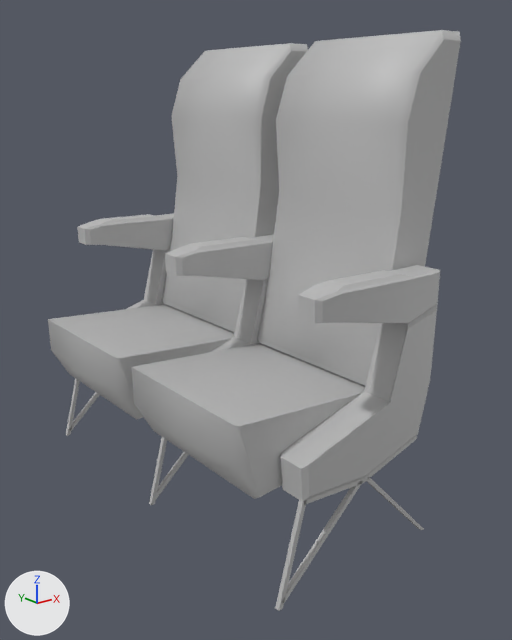
Two versions of the FBX model Assets/Models/Tim Models/Seats.fbx, one commit apart.
Rendered twice from a 50 mm camera at (-1.707, -1.267, 0.067) aimed at (-0.987, -0.367, -0.293). The lights are fixed; the arrows at lower left show +X, +Y and +Z. Where no turn or scale is listed for an object, it has been applied to the vertices.

The first picture shows 'front10'.
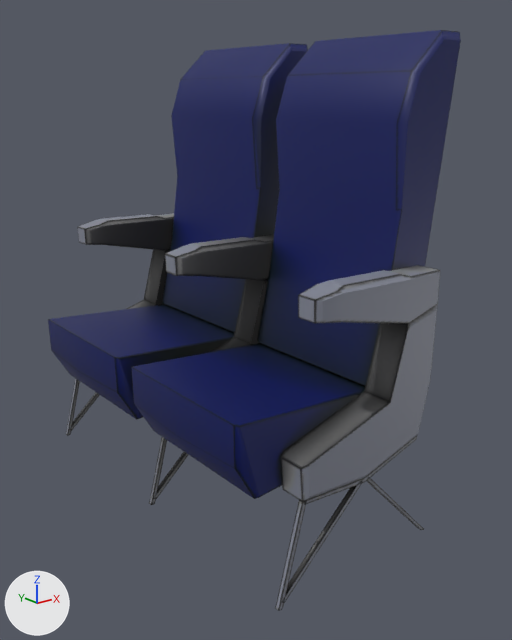
The newer file is also turned or shifted as a whole; pictures and numbers use the older file's frame.

The change, as a diff of the scene's bpy script:
```diff
--- a/Assets/Models/Tim Models/Seats.fbx.py
+++ b/Assets/Models/Tim Models/Seats.fbx.py
@@ img_chairtexture_png @@
+img_chairtexture_png = load_image('ChairTexture.png', 'Textures/ChairTexture.png', 1024, 1024, 'sRGB')
@@ mat_lambert1 @@
 mat_lambert1 = principled_material('lambert1')
-mat_lambert1.base_color = (0.5, 0.5, 0.5)  # grey #bcbcbc
+mat_lambert1.texture = img_chairtexture_png
@@ me_mesh @@
 me_mesh.from_pydata(...)  # 492 vertices, 454 faces; spans x -0.208..0.208, y -0.345..0.345, z -0.378..0.378
 # used by ob_front10; location = (-1.015, -0.316, -0.222)
+# me_mesh part 1: its shading normals changed
+# me_mesh part 2: texture (UV) coordinates of 454 of 454 faces, centred in x -0.202..0.204, y -0.345..0.345, z -0.378..0.378, changed; they spanned u 0.12..0.88, v 0.0..1.0 and now span u 0.02..0.99, v 0.01..0.98
 me_mesh.materials.append(mat_lambert1)
```

Boxes [x1, y1, x2, y2] around the edits, measured in the pictures (512 x 640 px):
'front10', surface changed, shading changed
    both: [48, 30, 461, 611]
part 2 of me_mesh, surface changed
    both: [48, 30, 461, 611]
